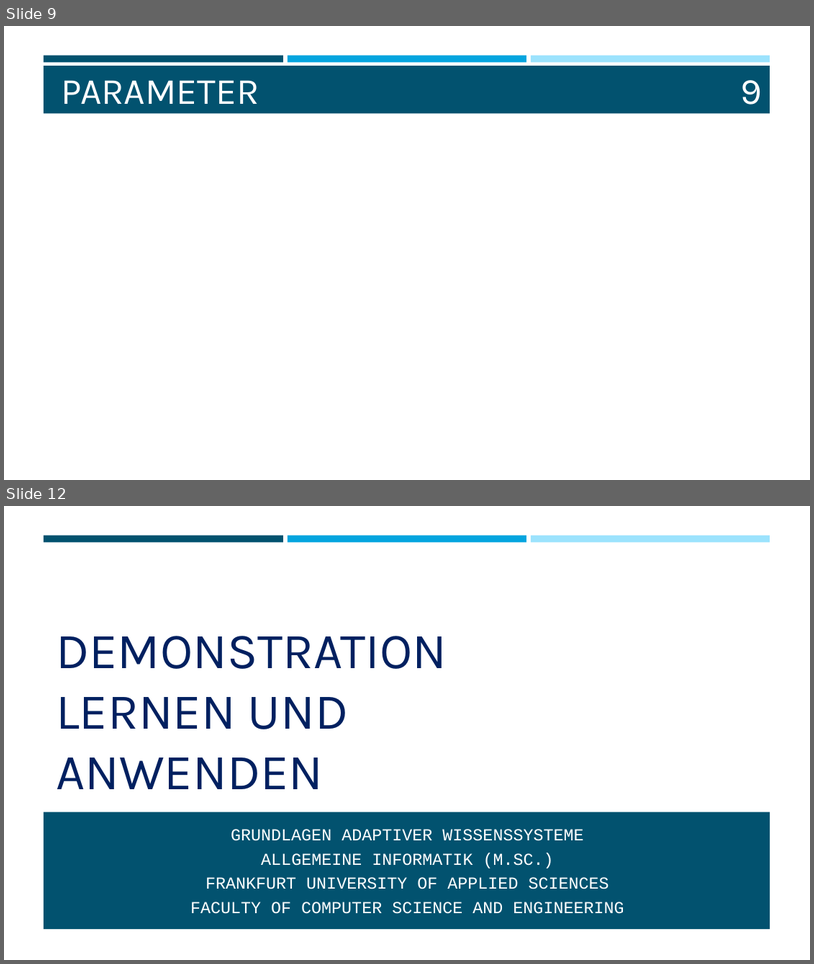
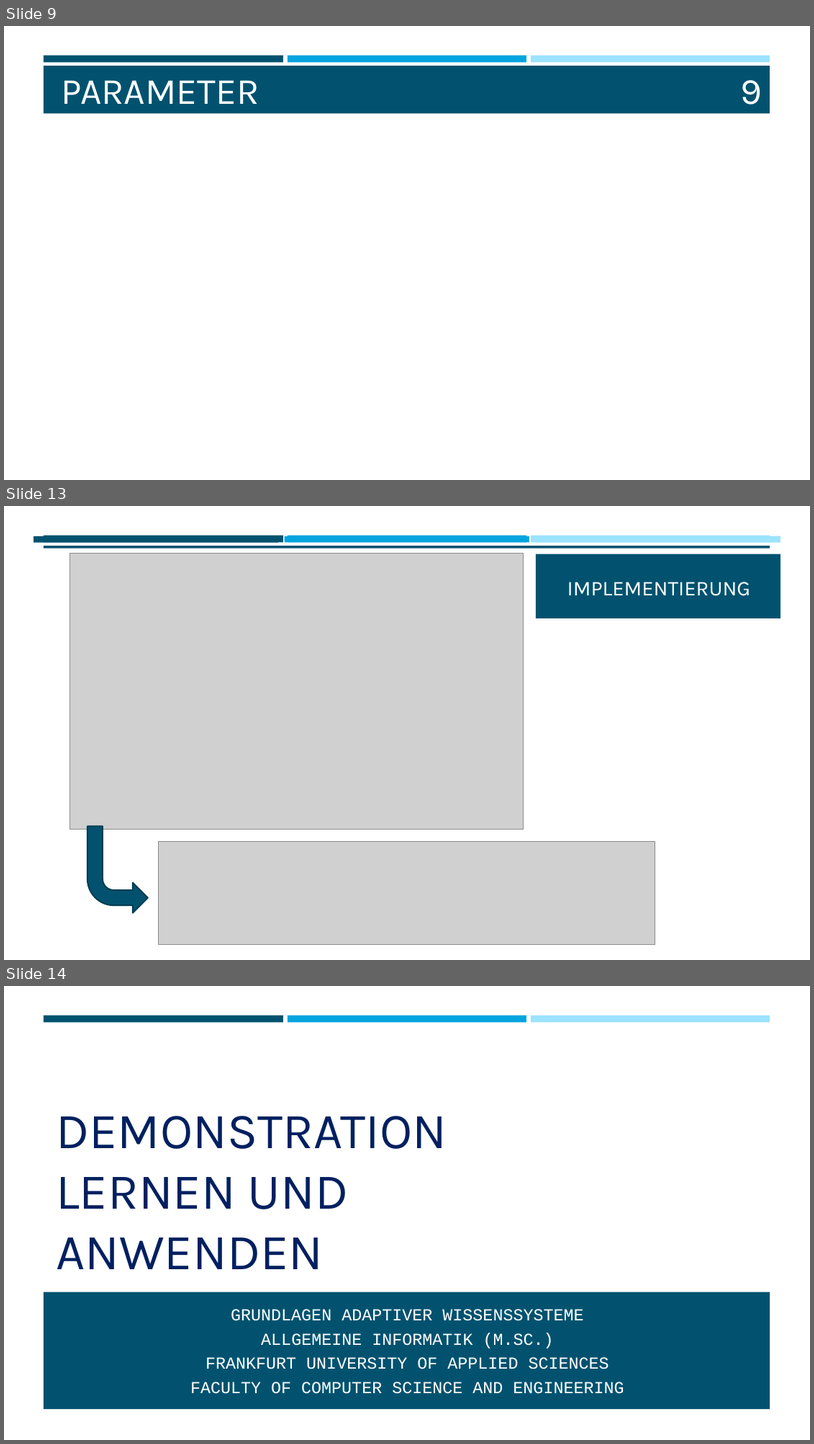
Before and after one commit to mzakarian/Reinforcement-Learning-SARSA-Q-Learning, a slide deck: misc/WISSEN.pptx. Shown one above the other, each under a label of ours: slides 9 and 12 before the commit, slides 9, 13 and 14 after it; the slides between them are not shown. The pictures are 814x964 and 814x1444 pixels, drawn with LibreOffice and Linux fonts; fonts in the diff are those of the drawing; grey boxes stand for pictures. Boxes give left, top, right and bottom in pixels: in the first picture for what was removed or moved away, otherwise in the second. Text is boxed around its words. In the diff, an @@ line names an element or a change of style, - is before the commit and + after.

```diff
--- a/misc/WISSEN.pptx
+++ b/misc/WISSEN.pptx
@@ slide 13 added at box(4, 506, 810, 960), background #FFFFFF; not listed: 4 template elements that a slide beside it also shows @@
@@ rectangle added at box(4, 548, 810, 960), fill #FFFFFF @@
@@ rectangle added at box(34, 536, 278, 542), fill #02526F @@
@@ rectangle added at box(285, 536, 530, 542), fill #04A5DF @@
@@ rectangle added at box(536, 536, 781, 543), fill #9CE3FD @@
@@ picture added at box(70, 554, 523, 829) @@
@@ rectangle added at box(536, 554, 781, 929), fill #02526F @@
@@ title added at box(568, 582, 751, 596), 25 pt, text #FFFFFF @@
+IMPLEMENTIERUNG
@@ rectangle added at box(491, 619, 808, 946), fill #FFFFFF, outline #FFFFFF 1.75 pt @@
@@ bent arrow added at box(88, 826, 148, 913), fill #02526F, outline #013D52 1.75 pt @@
@@ picture added at box(159, 841, 656, 944) @@
@@ what was slide 12 is now slide 14 @@
```
Also in this commit, not shown: 3 slides changed, 2 other slides added, 1 slide removed, 1 other file.
